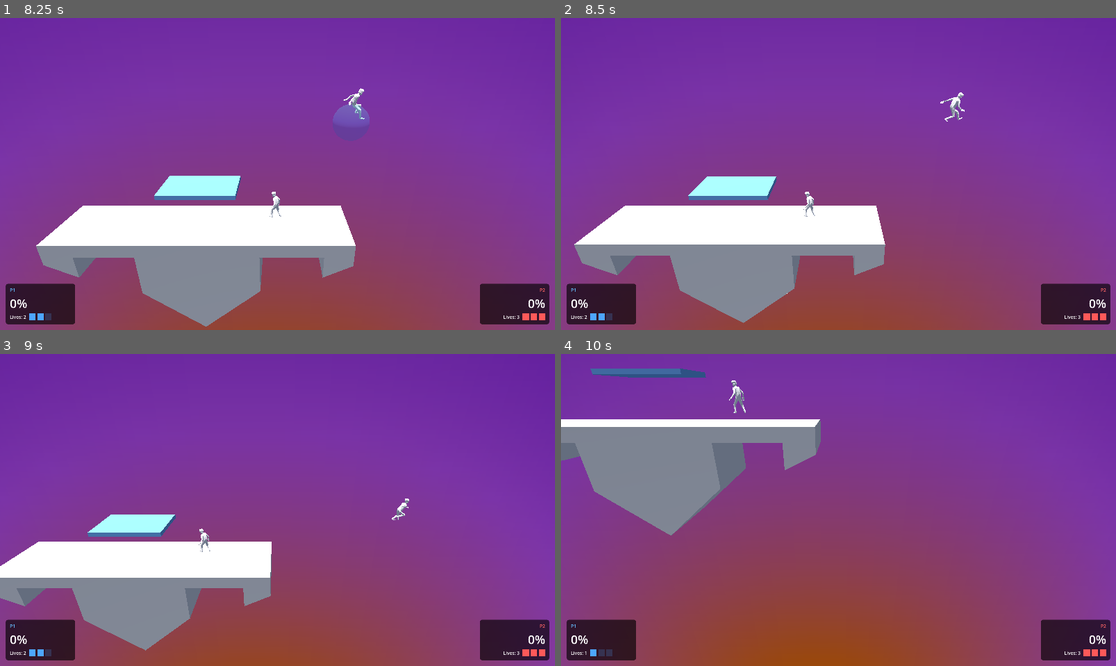
Above: before the commit, frames 1-4 (two rows, left to right).
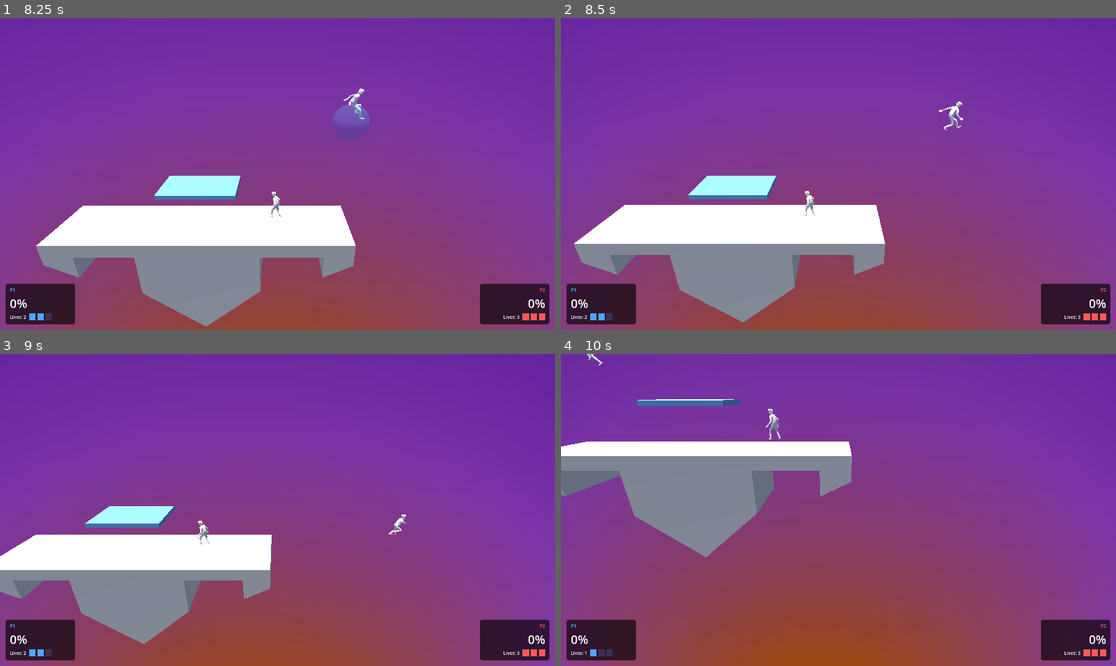
Above: after the commit, the same moments.

Repository: notBjorn/Supremely-Skilled-Battle-Mayhem
Game: Godot game, scene res://menus/main_menu.tscn
Two runs of this game, one before a commit and one after it. Both use one fixed random seed, a clock stepped at 60 frames per second and the inputs below.
Inputs (mouse positions are in pixels of both pictures, inside the frame that each line leads up to):
- Up to frame 1 (8.25 s): click "Play" at 0.5 s; move the mouse to (399, 158) at 1.27 s; hold D (p1_move_right) 1.28-2.03 s; tap F (p1_attack) at 1.35, 4.35, 7.35 s; click (399, 158) at 1.42 s; tap W (p1_jump) at 1.52, 2.27, 3.77, 4.52, 5.27, 6.77, 7.52 s; move the mouse to (166, 189) at 2.02 s; hold S (p1_down) 2.03-2.78 s; tap E (p1_dodge) at 2.1, 5.1, 8.1 s; move the mouse to (333, 105) at 2.77 s; hold D (p1_move_right) 2.78-4.28 s; tap Q (p1_shield) at 2.85, 5.85 s; move the mouse to (249, 236) at 3.52 s; tap G (p1_special) at 3.6, 6.6 s; click (249, 236) at 3.67 s; move the mouse to (444, 220) at 4.27 s; hold A (p1_move_left) 4.28-5.78 s; move the mouse to (111, 127) at 5.02 s; move the mouse to (305, 174) at 5.77 s; hold S (p1_down) 5.78-6.53 s; click (305, 174) at 5.92 s; move the mouse to (194, 96) at 6.52 s; hold D (p1_move_right) from 6.53 s (still down); move the mouse to (399, 158) at 7.27 s; move the mouse to (166, 189) at 8.02 s; click (166, 189) at 8.17 s
- Up to frame 2 (8.5 s): keep holding D (p1_move_right); tap W (p1_jump) at 8.27 s
- Up to frame 3 (9 s): move the mouse to (333, 441) at 8.77 s; release D (p1_move_right) at 8.78 s; hold S (p1_down) from 8.78 s (still down); tap Q (p1_shield) at 8.85 s
- Up to frame 4 (10 s): move the mouse to (810, 572) at 9.52 s; release S (p1_down) at 9.53 s; hold A (p1_move_left) from 9.53 s (still down); tap G (p1_special) at 9.6 s; tap W (p1_jump) at 9.77 s

Frame 1 is identical in both runs. In frame 2, 0.7% of the frame differs, in the area x 2-73%, y 23-98%; in frame 3, 4.8%; in frame 4, 12%, in the area x 0-53%, y 0-66%.

Commit message:
fixed a triple jump bug. Issue happened due to a change in how grounded state was reset. Now Fixed

Diff:
--- a/gameplay/fighters/fighter_controller.gd
+++ b/gameplay/fighters/fighter_controller.gd
@@ -93,6 +93,7 @@
 var jumps_used := 0
 var drop_through_remaining := 0.0
 var invincibility_remaining := 0.0
+var was_on_floor := false
 var is_fast_falling := false
 
 var mesh_instance: MeshInstance3D
@@ -140,6 +141,10 @@
 		_queue_action_during_lock()
 		_apply_gravity(delta)
 		move_and_slide()
+		if is_on_floor() and not was_on_floor:
+			jumps_used = 0
+			is_fast_falling = false
+		was_on_floor = is_on_floor()
 		_update_animation()
 		_position_hitbox()
 		return
@@ -152,6 +157,10 @@
 	_apply_gravity(delta)
 	_apply_pushbox(delta)
 	move_and_slide()
+	if is_on_floor() and not was_on_floor:
+		jumps_used = 0
+		is_fast_falling = false
+	was_on_floor = is_on_floor()
 	_update_passive_state()
 	_update_animation()
 	_position_hitbox()
@@ -338,8 +347,6 @@
 	else:
 		if velocity.y < 0.0:
 			velocity.y = 0.0
-		jumps_used = 0
-		is_fast_falling = false
 
 func _try_jump() -> bool:
 	if jumps_used >= max_jumps:
@@ -598,6 +605,7 @@
 	jumps_used = 0
 	drop_through_remaining = 0.0
 	invincibility_remaining = invincibility_duration
+	was_on_floor = false
 	is_fast_falling = false
 	_disable_hitbox()
 	_set_state(STATE_IDLE)
